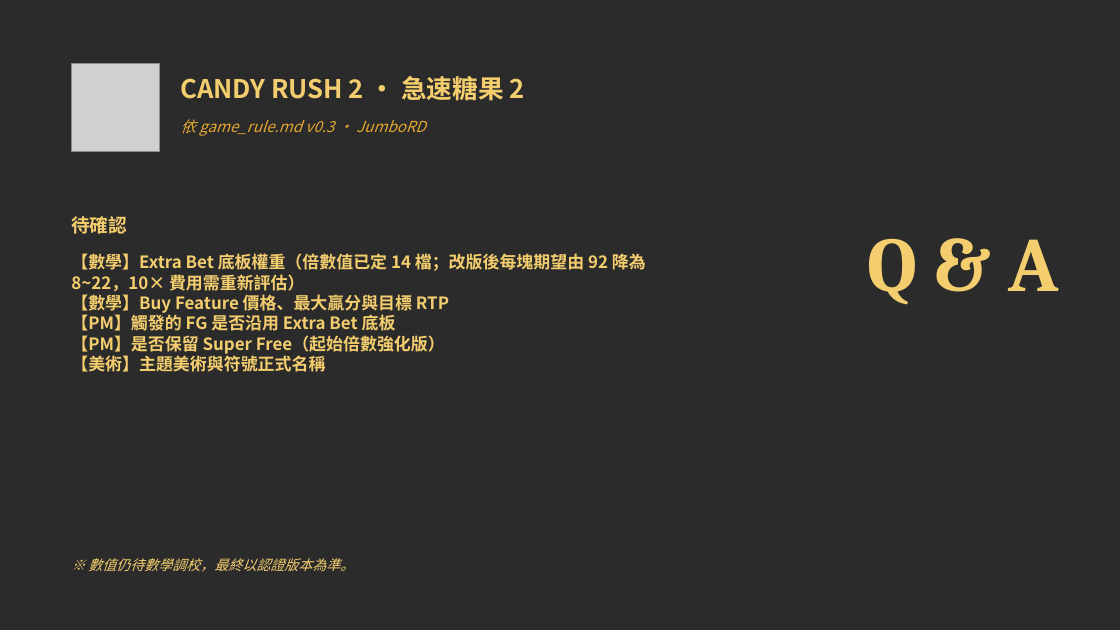
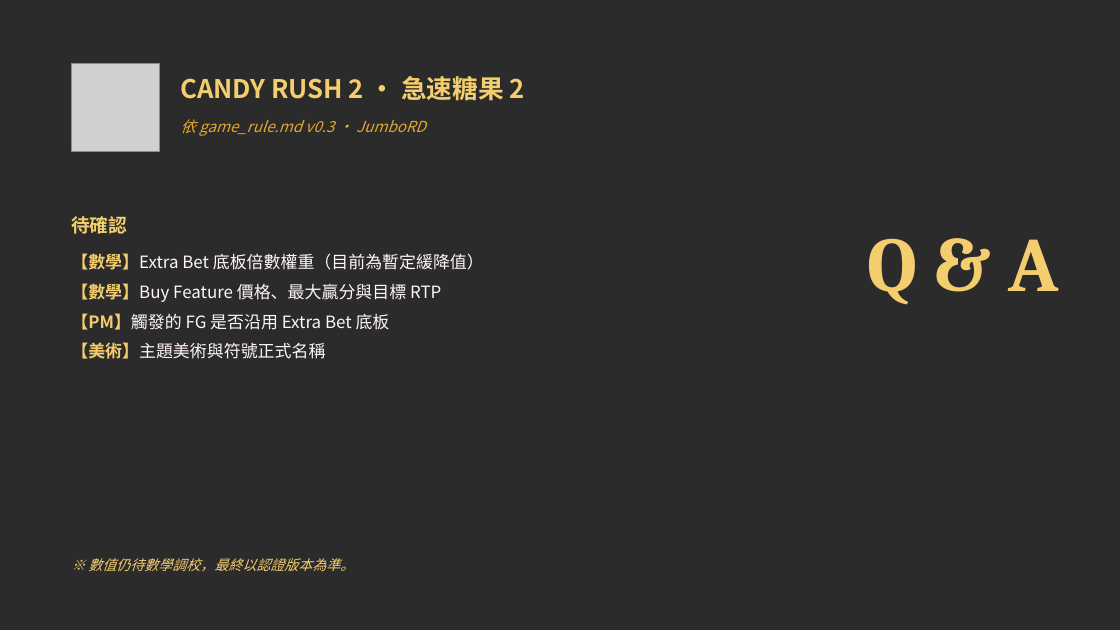
Before and after one commit to rhino-boss/Jumbo, a slide deck: slide 16 of Slots/遊戲發想/急速糖果 2/提案/CANDY_RUSH_2_提案說明_v13.pptx. Drawn at 1120x630 pixels with LibreOffice and Linux fonts; fonts in the diff are those of the drawing; grey boxes stand for pictures; background and template pictures are left out; a plain dark background stands for a picture behind light text. Boxes give left, top, right and bottom in pixels: in the first picture for what was removed or moved away, otherwise in the second. Text is boxed around its words. In the diff, an @@ line names an element or a change of style, - is before the commit and + after.

```diff
--- a/Slots/遊戲發想/急速糖果 2/提案/CANDY_RUSH_2_提案說明_v13.pptx
+++ b/Slots/遊戲發想/急速糖果 2/提案/CANDY_RUSH_2_提案說明_v13.pptx
@@ text at bbox=[71, 253, 484, 359]: text changed; text colour #F4CE6E to #FFF4F8; bold off @@
-• 【數學】Extra Bet 底板權重（倍數值已定 14 檔；改版後每塊期望由 92 降為 8~22，10× 費用需重新評估）
-  【數學】Buy Feature 價格、最大贏分與目標 RTP
-  【PM】觸發的 FG 是否沿用 Extra Bet 底板
-  【PM】是否保留 Super Free（起始倍數強化版）
-  【美術】主題美術與符號正式名稱
+• 【數學】Extra Bet 底板倍數權重（目前為暫定緩降值）
+• 【數學】Buy Feature 價格、最大贏分與目標 RTP
+• 【PM】觸發的 FG 是否沿用 Extra Bet 底板
+• 【美術】主題美術與符號正式名稱
```
Also in this commit, not shown: 10 other slides changed, 7 other files.
